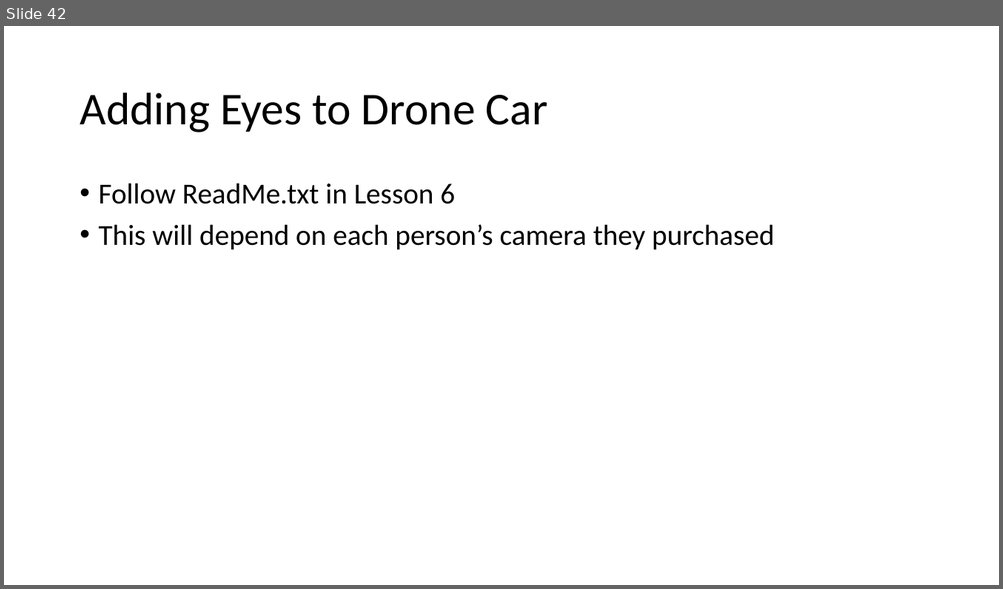
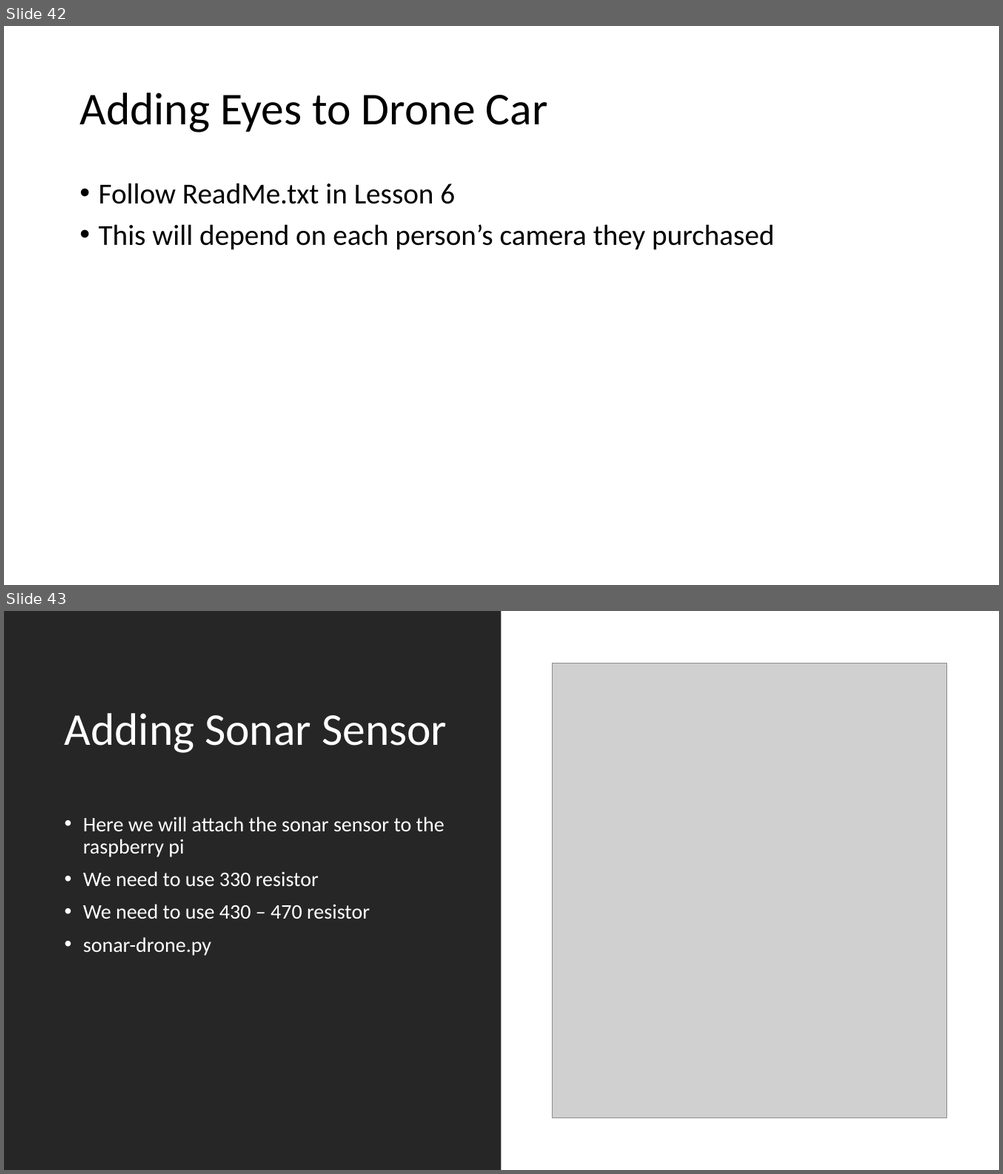
Before and after one commit to mluckenbill/philly-code-camp-2017-1, a slide deck: Philadelphia Code Camp.pptx. Shown one above the other, each under a label of ours: slide 42 before the commit, slides 42 and 43 after it. The pictures are 1003x589 and 1003x1174 pixels, drawn with LibreOffice and Linux fonts; fonts in the diff are those of the drawing; grey boxes stand for pictures. Boxes give left, top, right and bottom in pixels: in the first picture for what was removed or moved away, otherwise in the second. Text is boxed around its words. In the diff, an @@ line names an element or a change of style, - is before the commit and + after.

```diff
--- a/Philadelphia Code Camp.pptx
+++ b/Philadelphia Code Camp.pptx
@@ slide 43 added at (x1=4, y1=611, x2=999, y2=1170), background #FFFFFF @@
@@ rectangle added at (x1=4, y1=611, x2=501, y2=1170), fill #262626 @@
@@ picture added at (x1=552, y1=664, x2=946, y2=1119) @@
@@ title added at (x1=65, y1=713, x2=447, y2=753), 44 pt, text #FFFFFF @@
+Adding Sonar Sensor
@@ text added at (x1=83, y1=817, x2=444, y2=956), 20 pt, text #FFFFFF @@
+• Here we will attach the sonar sensor to the raspberry pi
+• We need to use 330 resistor
+• We need to use 430 – 470 resistor
+• sonar-drone.py
```
Also in this commit, not shown: 1 slide removed, 2 other files.
